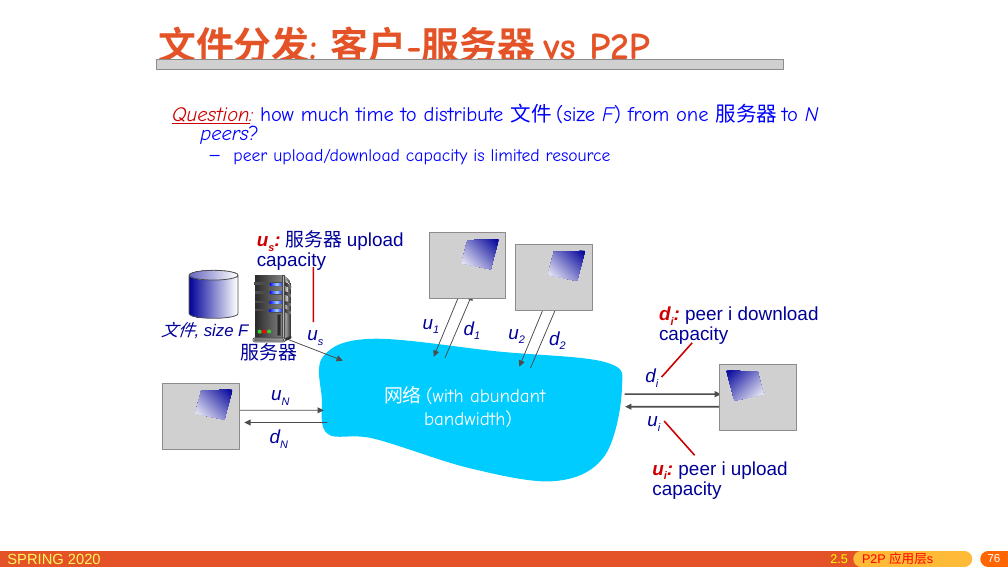
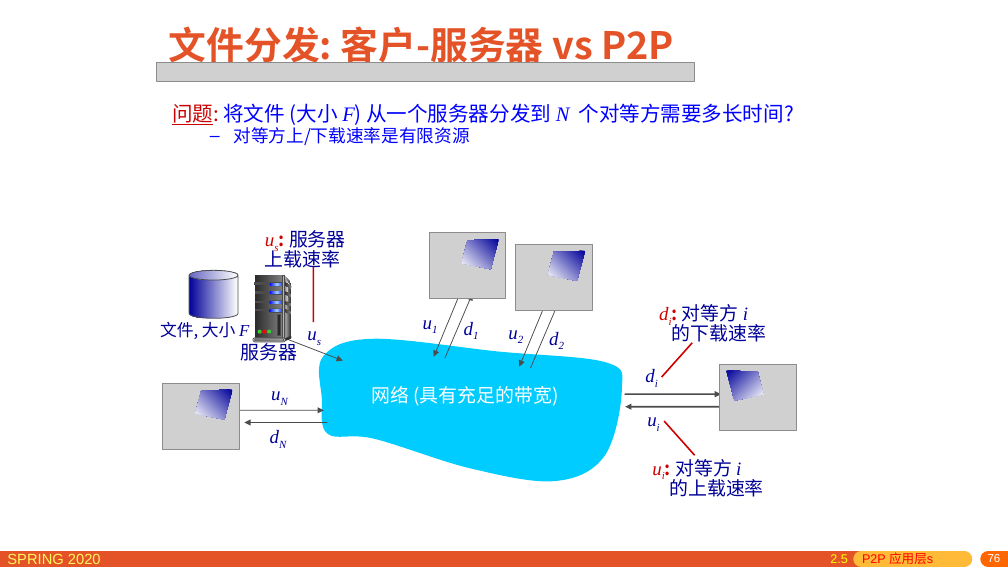
Before and after one commit to network-distributed/presentations, a slide deck: slide 76 of chapter2_cn.pptx. Drawn at 1008x567 pixels with LibreOffice and Linux fonts; fonts in the diff are those of the drawing; grey boxes stand for pictures. Boxes give left, top, right and bottom in pixels: in the first picture for what was removed or moved away, otherwise in the second. Text is boxed around its words. In the diff, an @@ line names an element or a change of style, - is before the commit and + after.

```diff
--- a/chapter2_cn.pptx
+++ b/chapter2_cn.pptx
@@ title "文件分发: 客户-服务器 vs P2P" at <box>169,21,674,70</box>: font Comic Neue to Noto Sans CJK SC; alignment left to centre @@
@@ picture: place and size @@
-picture at <box>157,60,783,70</box>
+picture at <box>157,63,695,81</box>
@@ text at <box>172,103,794,145</box>: text changed; font Comic Neue to Noto Sans CJK SC @@
-Question: how much time to distribute 文件 (size F) from one 服务器 to N peers?
-  – peer upload/download capacity is limited resource
+问题: 将文件 (大小 F) 从一个服务器分发到 N 个对等方需要多长时间?
+  – 对等方上/下载速率是有限资源
@@ text at <box>265,230,346,271</box>: text changed; font Arial to Noto Sans CJK SC @@
-us: 服务器 upload capacity
+us: 服务器
+上载速率
@@ text at <box>160,322,249,339</box>: text changed; font Arial to Noto Sans CJK SC; italic off @@
-文件, size F
+文件, 大小 F
@@ font Arial to Times New Roman in 9 elements at <box>264,378,315,408</box>, <box>262,420,313,451</box>, <box>501,317,552,347</box>, <box>541,323,592,353</box>, <box>415,307,466,337</box>, <box>456,312,507,343</box>, <box>638,360,689,390</box>, <box>640,405,690,435</box>, <box>300,318,330,349</box> @@
@@ text at <box>672,304,766,346</box>: text changed; font Arial to Noto Sans CJK SC @@
-di: peer i download capacity
+di: 对等方 i
+的下载速率
@@ text "服务器" at <box>241,339,298,361</box>: font Arial to Noto Sans CJK SC @@
@@ text at <box>371,386,558,406</box>: text changed; font Comic Neue to Noto Sans CJK SC @@
-网络 (with abundant
-bandwidth)
+网络 (具有充足的带宽)
@@ text at <box>669,455,763,497</box>: text changed; font Arial to Noto Sans CJK SC @@
-ui: peer i upload capacity
+ui: 对等方 i
+的上载速率
```
Also in this commit, not shown: 34 other slides changed, 2 slides added, 2 slides removed, 1 other file.
